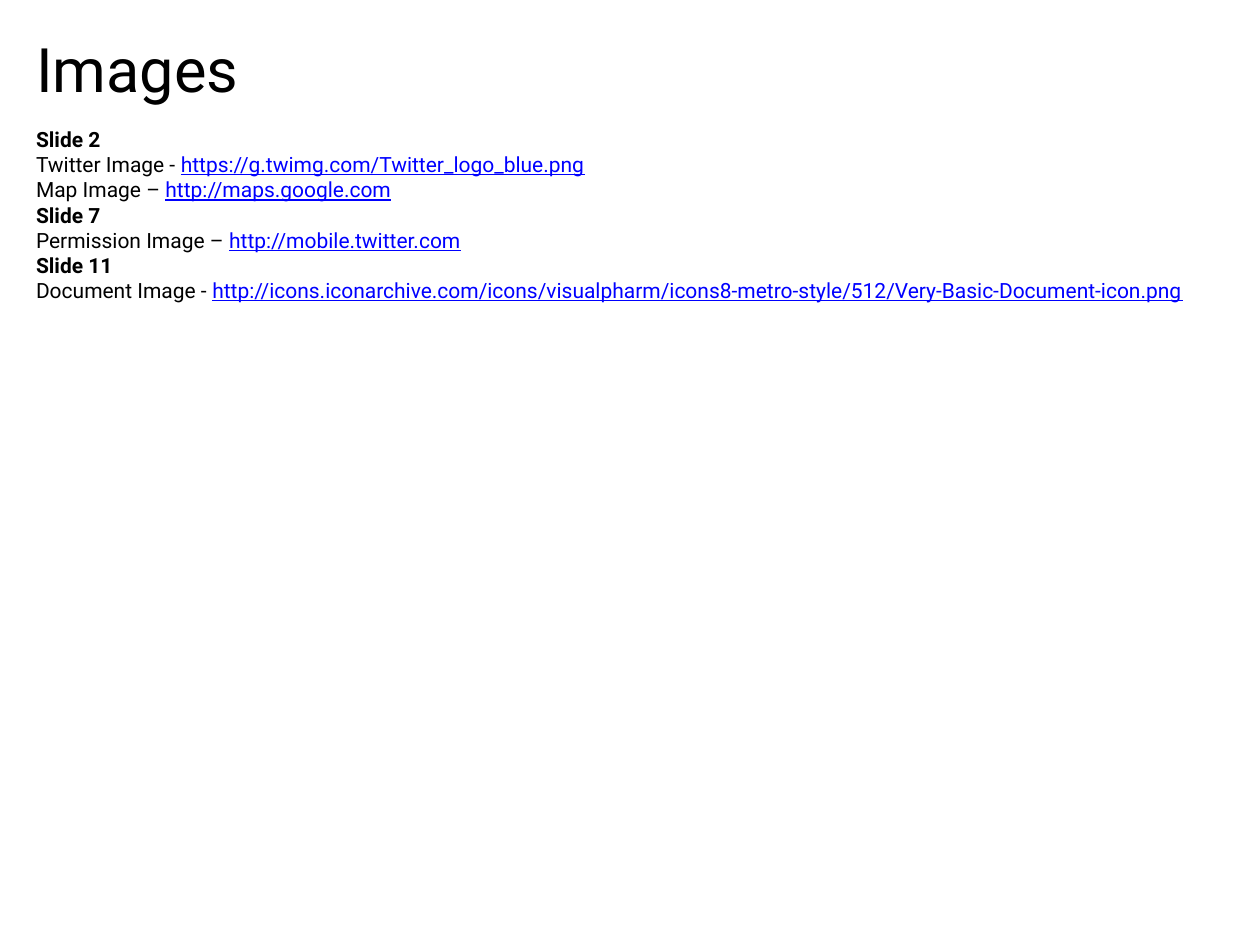
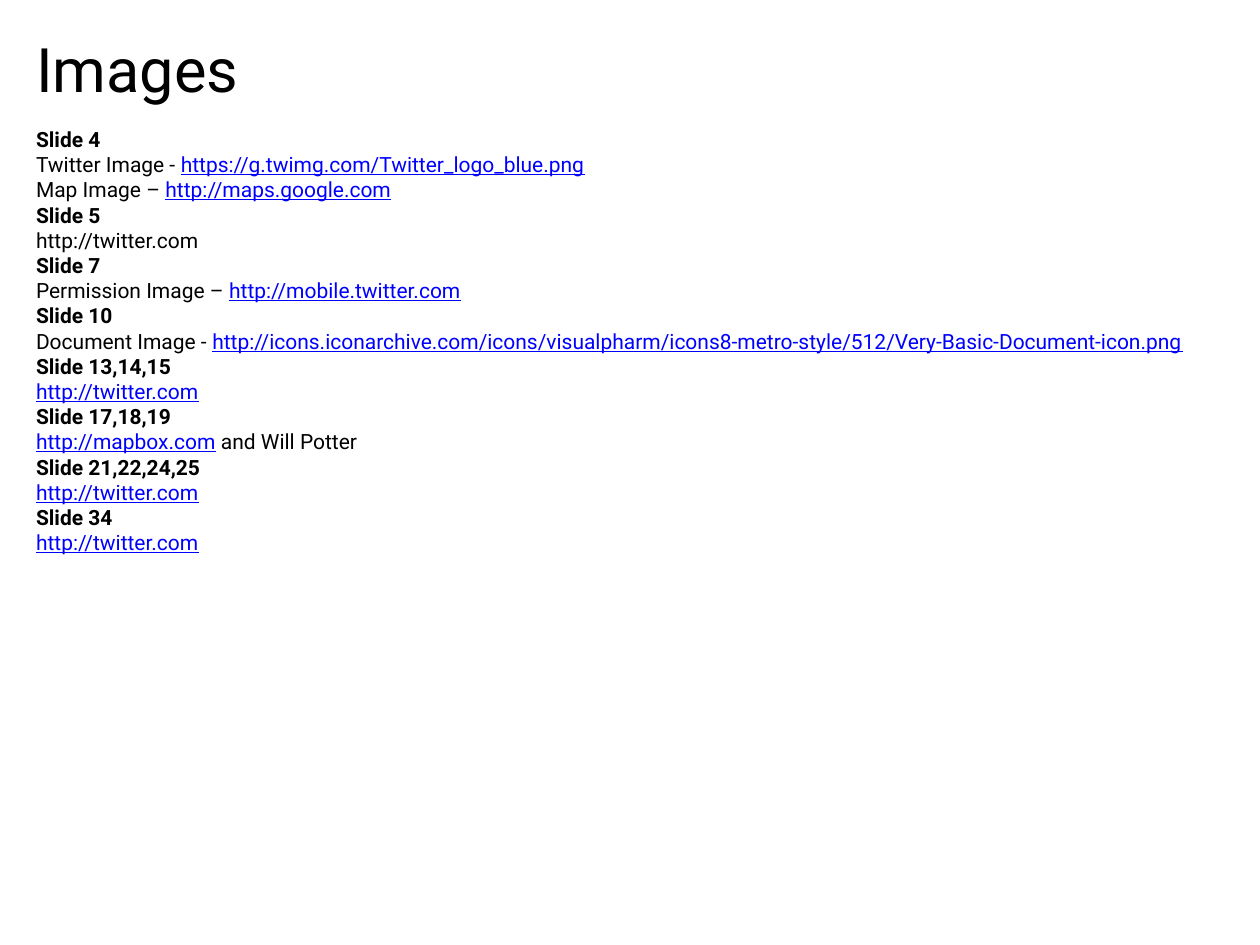
Before and after one commit to willpots/thesis, a slide deck: slide 37 of presentation/final_presentation.pptx (slide 30 before the commit). Drawn at 1260x945 pixels with LibreOffice and Linux fonts; fonts in the diff are those of the drawing. Boxes give left, top, right and bottom in pixels: in the first picture for what was removed or moved away, otherwise in the second. Text is boxed around its words. In the diff, an @@ line names an element or a change of style, - is before the commit and + after.

```diff
--- a/presentation/final_presentation.pptx
+++ b/presentation/final_presentation.pptx
@@ text at [36, 131, 100, 148]: text changed @@
-Slide 2
+Slide 4
@@ text at [36, 207, 198, 253]: paragraphs added @@
+Slide 5
+http://twitter.com
@@ text at [36, 307, 112, 324]: text changed @@
-Slide 11
+Slide 10
@@ text at [36, 358, 357, 555]: paragraphs added @@
+Slide 13,14,15
+http://twitter.com
+Slide 17,18,19
+http://mapbox.com and Will Potter
+Slide 21,22,24,25
+http://twitter.com
+Slide 34
+http://twitter.com
```
Also in this commit, not shown: 1 other slide changed, 15 slides added, 8 slides removed, 6 other files.
